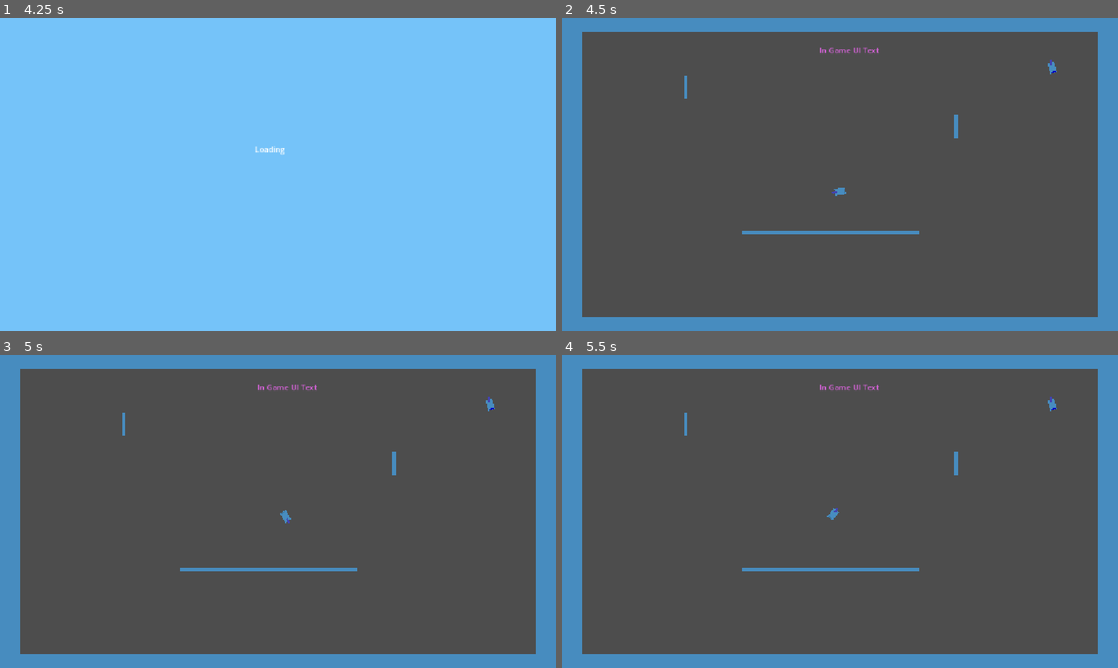
Above: before the commit, frames 1-4 (two rows, left to right).
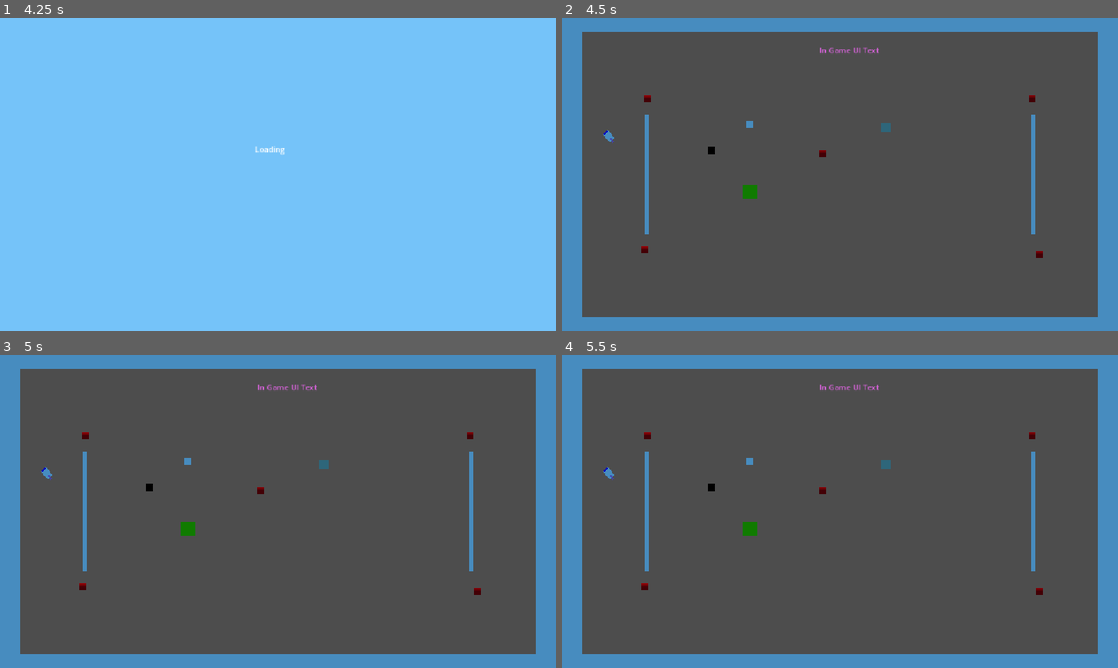
Above: after the commit, the same moments.

Repository: JoeyGiordano/TankTrouble2
Game: Godot game, scene res://game_container/game_container.tscn
Two runs of this game, one before a commit and one after it. Both use one fixed random seed, a clock stepped at 60 frames per second and the inputs below. The engine's default icon, where the game draws it, is replaced by a stand-in: a white triangle on a blue panel in a dark square.
Inputs:
- Up to frame 1 (4.25 s): click "[CutSceneOver]" at 0.5 s; click "Play" at 1.25 s; click "Play!" at 2 s; tap Enter at 2.75 s; hold W (player1_up) 2.78-3.53 s; hold . (player0_shoot) 2.78-3.53 s; tap Space at 3.5 s; hold Down (ui_down) from 3.53 s (still down); tap Q (player1_shoot) at 3.6 s
- Up to frame 2 (4.5 s): tap Enter at 4.25 s; release Down (ui_down) at 4.28 s; hold W (player1_up) from 4.28 s (still down); tap K (player2_right) at 4.35 s
- Up to frame 3 (5 s): keep holding W (player1_up)
- Up to frame 4 (5.5 s): keep holding W (player1_up); tap Shift at 5.1 s

Frame 1 is identical in both runs. In frame 2, 1.5% of the frame differs, in the area x 7-89%, y 13-77%; in frame 3, 1.5%; in frame 4, 1.5%.

Commit message:
Added bullet speed modifier area

Diff:
--- a/autoloads/LevelLoader.gd
+++ b/autoloads/LevelLoader.gd
@@ -21,4 +21,4 @@
 	Utility.replace_scene_in_holder(Global.LevelHolder, new_level)
 
 func _determine_next_level() -> String :
-	return "test_level_" + str(randi_range(0,3))
+	return "test_level_active_map"
--- /dev/null
+++ b/game/map_elements/bullet_speed_modifier_area.gd
@@ -0,0 +1,11 @@
+extends Node2D
+
+@export var speed_mod : Vector2
+
+
+
+
+
+func _on_area_2d_body_entered(body: Node2D) -> void:
+	if (body is BasicBullet):
+		body.linear_velocity *= speed_mod
--- /dev/null
+++ b/game/map_elements/bullet_speed_modifier_area.tscn
@@ -0,0 +1,26 @@
+[gd_scene load_steps=4 format=3 uid="uid://b2vd12pjydjhl"]
+
+[ext_resource type="Texture2D" uid="uid://dxe5rsvu84bgc" path="res://icon.svg" id="1_fik1q"]
+[ext_resource type="Script" uid="uid://blqc5qe1fprgt" path="res://game/map_elements/bullet_speed_modifier_area.gd" id="1_ghps4"]
+
+[sub_resource type="RectangleShape2D" id="RectangleShape2D_ghps4"]
+
+[node name="Bullet Speed Modifier Area" type="Node2D"]
+script = ExtResource("1_ghps4")
+speed_mod = Vector2(2, 2)
+
+[node name="Sprite2D" type="Sprite2D" parent="."]
+modulate = Color(0, 1, 1, 0.39607844)
+scale = Vector2(20, 20)
+texture = ExtResource("1_fik1q")
+region_enabled = true
+region_rect = Rect2(64, 67, 1, 1)
+
+[node name="Area2D" type="Area2D" parent="."]
+collision_layer = 8
+collision_mask = 4
+
+[node name="CollisionShape2D" type="CollisionShape2D" parent="Area2D"]
+shape = SubResource("RectangleShape2D_ghps4")
+
+[connection signal="body_entered" from="Area2D" to="." method="_on_area_2d_body_entered"]
--- a/game/map_elements/moveable_box.tscn
+++ b/game/map_elements/moveable_box.tscn
@@ -10,28 +10,32 @@
 
 [node name="Moveable Box" type="RigidBody2D"]
 collision_layer = 16
-collision_mask = 3
+collision_mask = 19
 gravity_scale = 0.0
-linear_damp = 50.0
+linear_damp = 100.0
+angular_damp_mode = 1
+angular_damp = 50.0
 script = ExtResource("1_ch5ga")
 health = 3
 
 [node name="Area2D" type="Area2D" parent="."]
+scale = Vector2(2, 2)
 collision_layer = 13
 collision_mask = 13
 
 [node name="CollisionShape2D" type="CollisionShape2D" parent="Area2D"]
-scale = Vector2(0.8, 0.8)
+scale = Vector2(0.7, 0.7)
 shape = SubResource("RectangleShape2D_mfdo5")
 
 [node name="Sprite2D" type="Sprite2D" parent="."]
 modulate = Color(0.23098439, 0.87540084, 1.1551381e-06, 1)
-scale = Vector2(14, 14)
+scale = Vector2(28, 28)
 texture = ExtResource("2_84ian")
 region_enabled = true
 region_rect = Rect2(64, 68, 1, 1)
 
 [node name="CollisionShape2D" type="CollisionShape2D" parent="."]
+scale = Vector2(2, 2)
 shape = SubResource("RectangleShape2D_ch5ga")
 
 [connection signal="body_entered" from="Area2D" to="." method="_on_area_2d_body_entered"]
--- /dev/null
+++ b/game/map_elements/tank_speed_modifier_area.gd
@@ -0,0 +1,8 @@
+extends Node2D
+
+@export var speed_mod : Vector2
+
+
+func _on_area_2d_body_entered(body: Node2D) -> void:
+	if (body is Tank):
+		body.linear_velocity *= speed_mod
--- /dev/null
+++ b/game/map_elements/tank_speed_modifier_area.tscn
@@ -0,0 +1,24 @@
+[gd_scene load_steps=4 format=3 uid="uid://c6wb8oosdthco"]
+
+[ext_resource type="Script" uid="uid://bqgjqft6dywot" path="res://game/map_elements/tank_speed_modifier_area.gd" id="1_galw1"]
+[ext_resource type="Texture2D" uid="uid://dxe5rsvu84bgc" path="res://icon.svg" id="2_eqyu3"]
+
+[sub_resource type="RectangleShape2D" id="RectangleShape2D_mi6jf"]
+
+[node name="Tank Speed Modifier Area" type="Node2D"]
+script = ExtResource("1_galw1")
+speed_mod = null
+
+[node name="Sprite2D" type="Sprite2D" parent="."]
+modulate = Color(0.86805695, 5.2943824e-06, 0.54054344, 0.4627451)
+scale = Vector2(20, 20)
+texture = ExtResource("2_eqyu3")
+region_enabled = true
+region_rect = Rect2(64, 66, 1, 1)
+
+[node name="Area2D" type="Area2D" parent="."]
+
+[node name="CollisionShape2D" type="CollisionShape2D" parent="Area2D"]
+shape = SubResource("RectangleShape2D_mi6jf")
+
+[connection signal="body_entered" from="Area2D" to="." method="_on_area_2d_body_entered"]
--- a/levels/test_level_active_map.tscn
+++ b/levels/test_level_active_map.tscn
@@ -1,12 +1,14 @@
-[gd_scene load_steps=8 format=3 uid="uid://ckef6glp3htbr"]
+[gd_scene load_steps=10 format=3 uid="uid://ckef6glp3htbr"]
 
 [ext_resource type="Script" uid="uid://bciuldxspt6ul" path="res://game/grid/grid.gd" id="1_uqreq"]
 [ext_resource type="PackedScene" uid="uid://c4p5w7pfj3smp" path="res://game/wall/wall.tscn" id="2_54bsp"]
-[ext_resource type="Script" uid="uid://dm5taoqysx28v" path="res://game/grid/snap_to_grid.gd" id="3_1pcs8"]
 [ext_resource type="PackedScene" uid="uid://dhnun2qb7oy3g" path="res://game/map_elements/explosive_barrel.tscn" id="4_54bsp"]
 [ext_resource type="PackedScene" uid="uid://bx2nhx7cbggc4" path="res://game/map_elements/destructable_box.tscn" id="5_1pcs8"]
 [ext_resource type="PackedScene" uid="uid://kgb8qiwyx3h5" path="res://game/map_elements/indestructable_box.tscn" id="6_pobmj"]
+[ext_resource type="PackedScene" uid="uid://b2vd12pjydjhl" path="res://game/map_elements/bullet_speed_modifier_area.tscn" id="7_5swdi"]
 [ext_resource type="PackedScene" uid="uid://bco7bn3j6pl3n" path="res://game/map_elements/moveable_box.tscn" id="7_kqg12"]
+[ext_resource type="PackedScene" uid="uid://vo2tyqhl6m72" path="res://game/player_spawner/player_spawner.tscn" id="7_uepb4"]
+[ext_resource type="PackedScene" uid="uid://cojumcdicoceq" path="res://game/player_spawner/spawn_point.tscn" id="8_5swdi"]
 
 [node name="LevelTemplate" type="Node"]
 
@@ -67,34 +69,6 @@
 grid_pos = Vector2(10, 0)
 grid_length = 6
 
-[node name="SpawnPoints" type="Node2D" parent="."]
-
-[node name="Node2D" type="Node2D" parent="SpawnPoints" node_paths=PackedStringArray("grid")]
-position = Vector2(-480, 0)
-script = ExtResource("3_1pcs8")
-grid = NodePath("../../Grid")
-grid_pos = Vector2(-12, 0)
-
-[node name="Node2D2" type="Node2D" parent="SpawnPoints" node_paths=PackedStringArray("grid")]
-position = Vector2(480, 0)
-rotation = 3.14159
-script = ExtResource("3_1pcs8")
-grid = NodePath("../../Grid")
-grid_pos = Vector2(12, 0)
-
-[node name="Node2D3" type="Node2D" parent="SpawnPoints" node_paths=PackedStringArray("grid")]
-position = Vector2(-480, -80)
-script = ExtResource("3_1pcs8")
-grid = NodePath("../../Grid")
-grid_pos = Vector2(-12, -2)
-
-[node name="Node2D4" type="Node2D" parent="SpawnPoints" node_paths=PackedStringArray("grid")]
-position = Vector2(480, 80)
-rotation = 3.14159
-script = ExtResource("3_1pcs8")
-grid = NodePath("../../Grid")
-grid_pos = Vector2(12, 2)
-
 [node name="Active Map Stuff" type="Node2D" parent="."]
 
 [node name="Explosive Barrels" type="Node2D" parent="Active Map Stuff"]
@@ -128,3 +102,32 @@
 
 [node name="Moveable Box" parent="Active Map Stuff/Moveable Boxes" instance=ExtResource("7_kqg12")]
 position = Vector2(-186, 36)
+
+[node name="SpeedFields" type="Node2D" parent="Active Map Stuff"]
+
+[node name="Bullet Speed Modifier Area" parent="Active Map Stuff/SpeedFields" instance=ExtResource("7_5swdi")]
+position = Vector2(95, -97)
+
+[node name="PlayerSpawner" parent="." instance=ExtResource("7_uepb4")]
+
+[node name="SpawnPoint" parent="PlayerSpawner" node_paths=PackedStringArray("grid") instance=ExtResource("8_5swdi")]
+position = Vector2(-480, -80)
+grid = NodePath("../../Grid")
+grid_pos = Vector2(-12, -2)
+
+[node name="SpawnPoint2" parent="PlayerSpawner" node_paths=PackedStringArray("grid") instance=ExtResource("8_5swdi")]
+position = Vector2(480, 40)
+grid = NodePath("../../Grid")
+grid_pos = Vector2(12, 1)
+
+[node name="SpawnPoint3" parent="PlayerSpawner" node_paths=PackedStringArray("grid") instance=ExtResource("8_5swdi")]
+position = Vector2(-460, 80)
+grid = NodePath("../../Grid")
+snap_type = 2
+grid_pos = Vector2(-11.5, 2)
+
+[node name="SpawnPoint4" parent="PlayerSpawner" node_paths=PackedStringArray("grid") instance=ExtResource("8_5swdi")]
+position = Vector2(460, -80)
+grid = NodePath("../../Grid")
+snap_type = 2
+grid_pos = Vector2(11.5, -2)
Not shown, added: game/map_elements/bullet_speed_modifier_area.gd.uid
Not shown, added: game/map_elements/tank_speed_modifier_area.gd.uid
